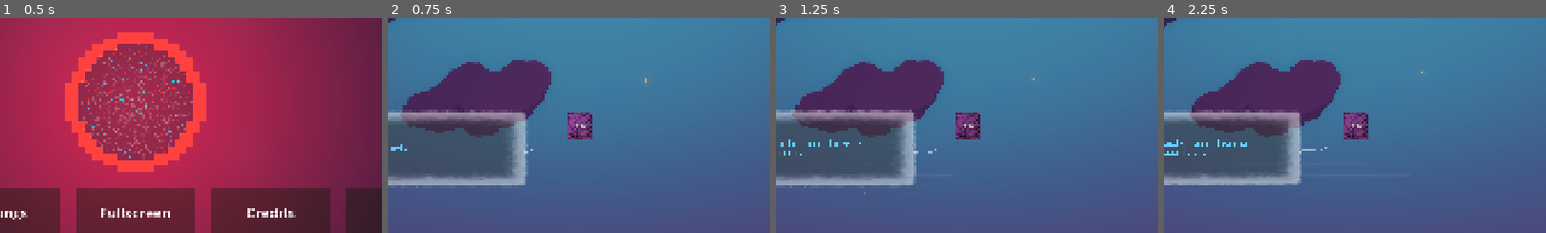
Above: before the commit, frames 1-4 (left to right).
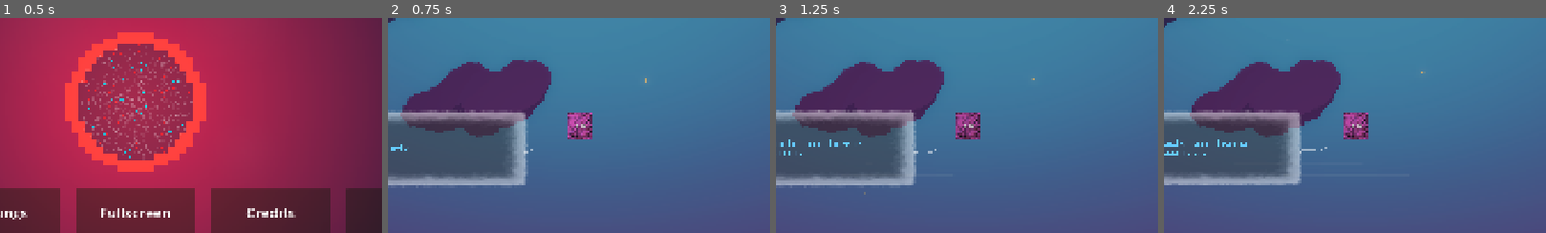
Above: after the commit, the same moments.

Repository: lostpoet999/escape_to_marty
Game: Godot game, scene res://scenes_and_scripts/ui_main_menu/main_menu.tscn
Two runs of this game, one before a commit and one after it. Both use one fixed random seed, a clock stepped at 60 frames per second and the inputs below. Sound files missing from this copy of the repository are replaced by a short silence.
Inputs (mouse positions are % of the whole screen's width and height, from its top left):
- Up to frame 1 (0.5 s): no input
- Up to frame 2 (0.75 s): click "Start" at 0.5 s
- Up to frame 3 (1.25 s): no input
- Up to frame 4 (2.25 s): click (2, 38) at 1.27 s; click (2, 44) at 2.02 s
The pictures show only the part of the screen within x 32-82%, y 25-75%; the shares and areas given below are measured in that part.

Frame 1 is identical in both runs. In frame 2, 0.6% of the frame differs, in the area x 47-54%, y 44-57%; in frame 3, 0.6%; in frame 4, 0.6%.

Commit message:
chore: updated some sounds; added new rage spawn sound

Diff:
--- a/scenes_and_scripts/actors/enemies/specific_enemies/rage_blob/rage_blob.gd
+++ b/scenes_and_scripts/actors/enemies/specific_enemies/rage_blob/rage_blob.gd
@@ -21,6 +21,7 @@
 	_setup_offscreen_cleanup()
 	falling = false
 	scale = Vector2.ONE * start_scale
+	SFX.play_sound("rage_spawn")
 	_setup_death_wall_detector()
 	var tween: Tween = create_tween()
 	tween.tween_property(self, "scale", Vector2.ONE, grow_time)
--- a/scenes_and_scripts/bricks/base_seal.gd
+++ b/scenes_and_scripts/bricks/base_seal.gd
@@ -109,13 +109,13 @@
 func setup_visuals()->void:
 	match current_stage:
 		GameManager.PhaseType.DENIAL:
-			gemstone_facets.modulate = Color("7a367b")
+			gemstone_facets.modulate = Color("a23e8c")
 		GameManager.PhaseType.ANGER:
 			gemstone_facets.modulate = Color("a53030")
 		GameManager.PhaseType.BARGAINING:
 			gemstone_facets.modulate = Color("de9e41")
 		GameManager.PhaseType.DEPRESSION:
-			gemstone_facets.modulate = Color("577277")
+			gemstone_facets.modulate = Color("394a50")
 		GameManager.PhaseType.ACCEPTANCE:
 			gemstone_facets.modulate = Color("75a743")
 		GameManager.PhaseType.HEALTH:
@@ -342,6 +342,7 @@
 		if roll < bargain_windfall_chance:
 			_settle_deal(0)
 			Signalbus.screen_flash.emit(Color.GOLD)
+			SFX.play_sound("win_sting")
 			PlayerData.grant_gold_over_time(roundi(price * bargain_windfall_refund), bargain_windfall_payout_time)
 			return BargainOutcome.DEAL
 		if roll < bargain_windfall_chance + bargain_free_chance:
--- a/scenes_and_scripts/collectibles/bonus_drop.gd
+++ b/scenes_and_scripts/collectibles/bonus_drop.gd
@@ -16,7 +16,7 @@
 			sprite.texture = payload.drop_texture
 		sprite.modulate = payload.drop_modulate
 		if payload.is_rare:
-			SFX.play_sound("rare_drop")
+			SFX.play_sound("win_sting")
 	_fit_sprite()
 	var tween: Tween = create_tween()
 	tween.tween_property(self, "scale", Vector2(1.2, 1.2), 0.5)
--- a/scenes_and_scripts/sound_system/entity_sfx.tscn
+++ b/scenes_and_scripts/sound_system/entity_sfx.tscn
@@ -16,6 +16,7 @@
 [ext_resource type="AudioStream" uid="uid://bgs46uheb4s4l" path="res://sound_effects/wet (with reverb)/powerup-consume.wav" id="14_3w05g"]
 [ext_resource type="AudioStream" uid="uid://83oafc804sr8" path="res://sound_effects/wet (with reverb)/ball-bounce-subtle.wav" id="15_sectl"]
 [ext_resource type="AudioStream" uid="uid://biqm6emiwmmtj" path="res://music_and_ambient/win_sting.wav" id="16_secrv"]
+[ext_resource type="AudioStream" uid="uid://cwiug4lhd05xt" path="res://music_and_ambient/rage_spawn.wav" id="17_ragesp"]
 
 [sub_resource type="Resource" id="Resource_84rug"]
 script = ExtResource("2_3pagk")
@@ -122,6 +123,18 @@
 audio = ExtResource("16_secrv")
 metadata/_custom_type_script = "uid://2fgoca4drc17"
 
+[sub_resource type="Resource" id="Resource_winsting"]
+script = ExtResource("2_3pagk")
+name = "win_sting"
+audio = ExtResource("16_secrv")
+metadata/_custom_type_script = "uid://2fgoca4drc17"
+
+[sub_resource type="Resource" id="Resource_ragespawn"]
+script = ExtResource("2_3pagk")
+name = "rage_spawn"
+audio = ExtResource("17_ragesp")
+metadata/_custom_type_script = "uid://2fgoca4drc17"
+
 [node name="EntitySfx" type="Node" unique_id=529254853]
 script = ExtResource("1_mje1w")
-sounds = Array[ExtResource("2_3pagk")]([SubResource("Resourc …(387 unchanged characters)… "), SubResource("Resource_secretreveal")])
+sounds = Array[ExtResource("2_3pagk")]([SubResource("Resourc …(387 unchanged characters)… "), SubResource("Resource_secretreveal"), SubResource("Resource_winsting"), SubResource("Resource_ragespawn")])
Not shown, added: music_and_ambient/rage_spawn.wav.import
Not shown, added: music_and_ambient/rage_spawn.wav
